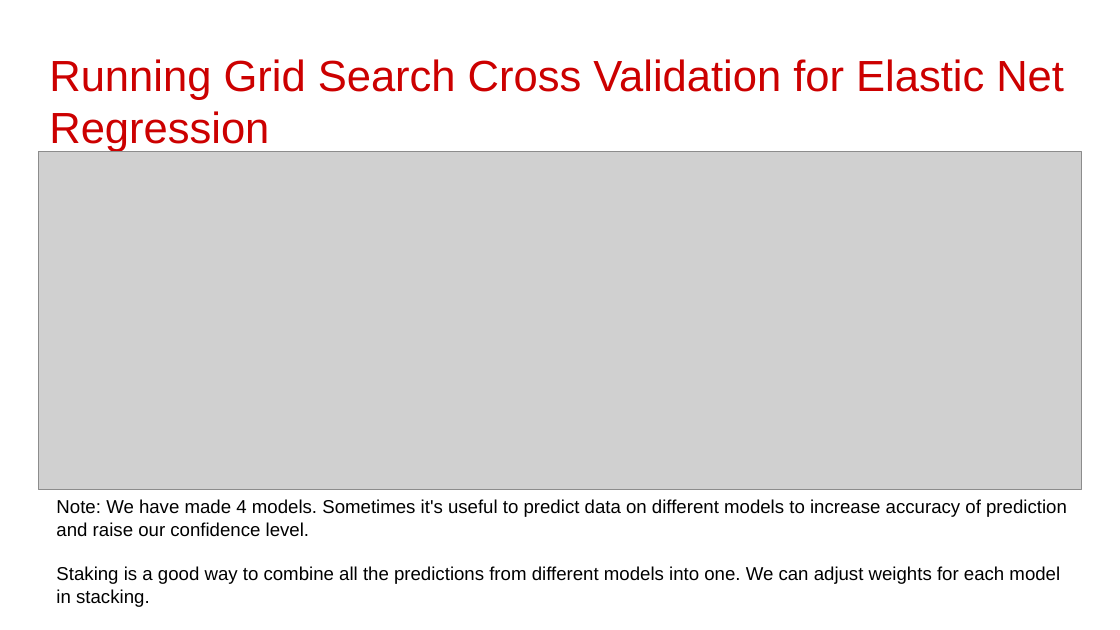
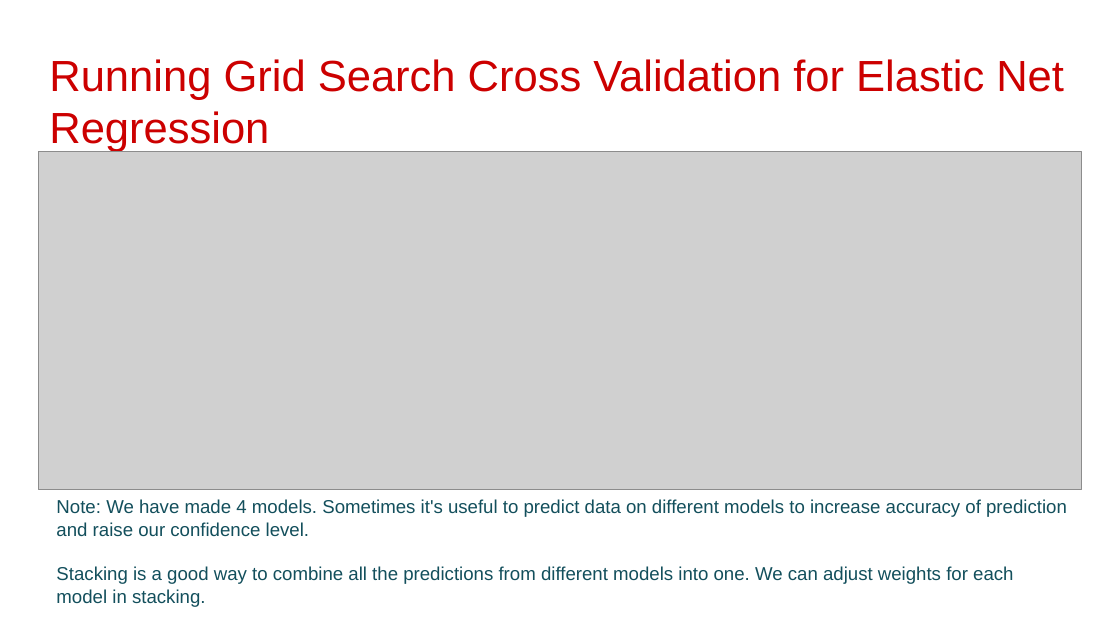
Before and after one commit to hrithikwel8/Rossmann_Sales_Prediction, a slide deck: slide 29 of CapstoneProjectTemplate-210213-230632.pptx. Drawn at 1120x630 pixels with LibreOffice and Linux fonts; fonts in the diff are those of the drawing; grey boxes stand for pictures; background and template pictures are left out. Boxes give left, top, right and bottom in pixels: in the first picture for what was removed or moved away, otherwise in the second. Text is boxed around its words. In the diff, an @@ line names an element or a change of style, - is before the commit and + after.

```diff
--- a/CapstoneProjectTemplate-210213-230632.pptx
+++ b/CapstoneProjectTemplate-210213-230632.pptx
@@ text at (x1=56, y1=499, x2=1067, y2=536): text colour #000000 to #134F5C in "Note: We have made 4 models. Sometimes ..." @@
@@ text at (x1=56, y1=566, x2=1013, y2=607): text changed; text colour #000000 to #134F5C @@
-Staking is a good way to combine all the predictions from different models into one. We can adjust weights for each model in stacking.
+Stacking is a good way to combine all the predictions from different models into one. We can adjust weights for each model in stacking.
```
Also in this commit, not shown: 10 other slides changed.
